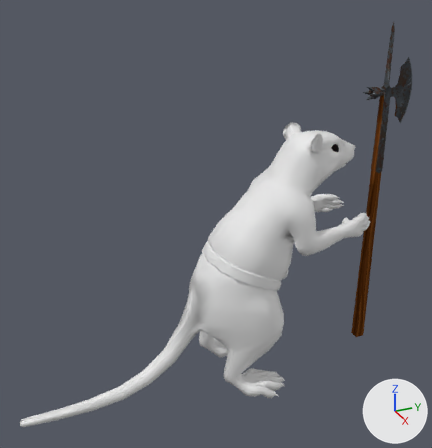
Before and after pictures for a commit that changed the Blender file Blends/character-champion-rat.blend.
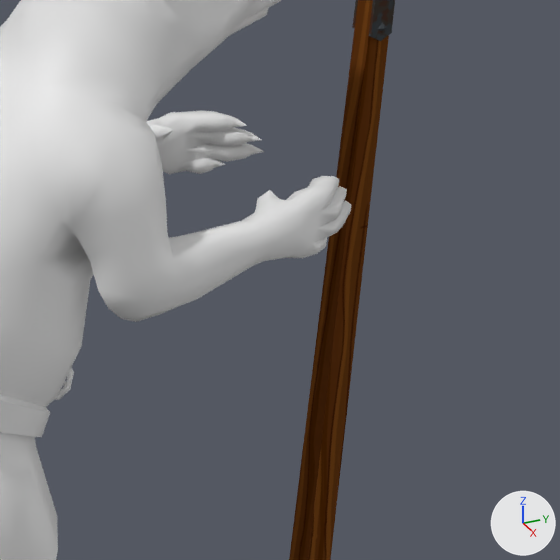
Each version appears first whole from a 50 mm lens placed at (3.91, -1.98, 2.43), pointed at (-0.02, -0.21, 0.46), and next in a close-up on the part from 62% to 100% of the width and 36% to 73% of the height. Every picture has the same lights, and +X, +Y and +Z are marked at lower right. The older version's two pictures come first.

Names of what the first close-up shows: 'character-champion-rat', 'weapon-poleaxe' and 1 more.
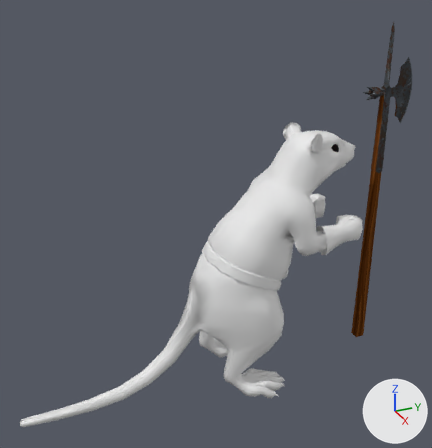
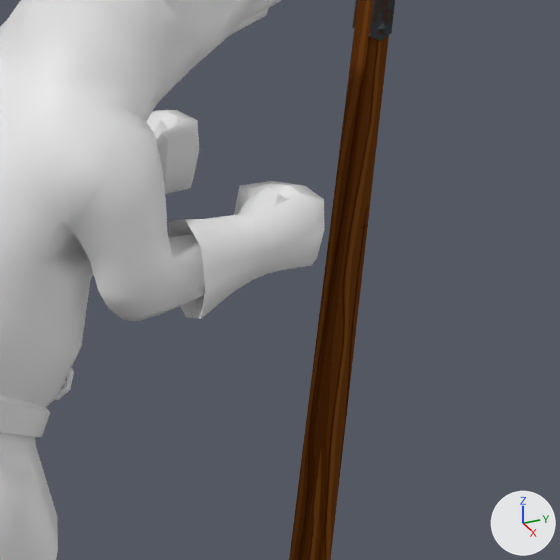
Location of each change, (x1, y1, x2, y2) in pixels of the close-ups (560 x 560 px):
'character-champion-rat', reshaped: before (0, 0, 351, 560); after (0, 0, 324, 560)
part 1 of me_character_champion_rat, built on: before (147, 111, 351, 313); after (147, 110, 324, 319)
part 2 of me_character_champion_rat, surface changed: before (197, 242, 283, 299); after (192, 250, 238, 318)

Diff of the bpy script that builds the scene:
```diff
--- a/Blends/character-champion-rat.blend.py
+++ b/Blends/character-champion-rat.blend.py
@@ me_character_champion_rat @@
 # used by ob_character_champion_rat; location = (0.0, 0.0, 0.1)
-me_character_champion_rat.from_pydata(...)  # 946 vertices, 1018 faces; spans x 0.0..0.47, y -1.9..1.14, z -1.11..1.06
+me_character_champion_rat.from_pydata(...)  # 865 vertices, 928 faces; spans x 0.0..0.47, y -1.9..1.04, z -1.11..1.06
+# me_character_champion_rat part 1
+# 145 vertices are removed from x 0.17..0.34, y 0.74..1.14, z 0.16..0.33
+# 180 faces are deleted
+# 3 vertices in x 0.33..0.38, y 0.55..0.57, z 0.12..0.28 move by (0.0, -0.02, 0.0)
+# 23 vertices move from x 0.24..0.37, y 0.54..0.91, z 0.14..0.32 to x 0.23..0.44, y 0.53..0.87, z 0.12..0.33
+# 64 vertices are added at x 0.15..0.4, y 0.54..0.96, z 0.08..0.35
+# 90 new faces join them
+# me_character_champion_rat part 2: 8 kept faces spanning x 0.24..0.44, y 0.53..0.66, z 0.12..0.28 get new texture (UV) coordinates
 me_character_champion_rat.materials.append(mat_eyes)
```
